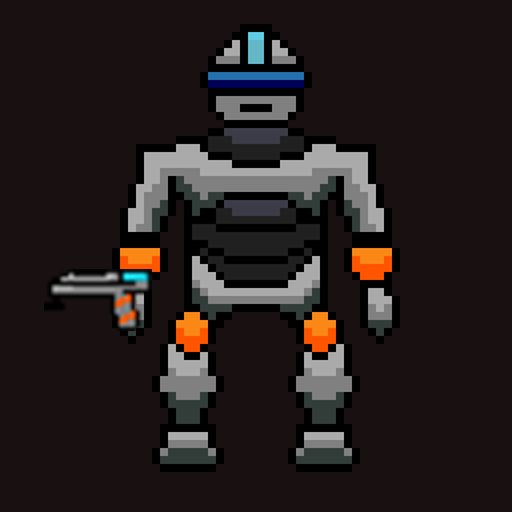
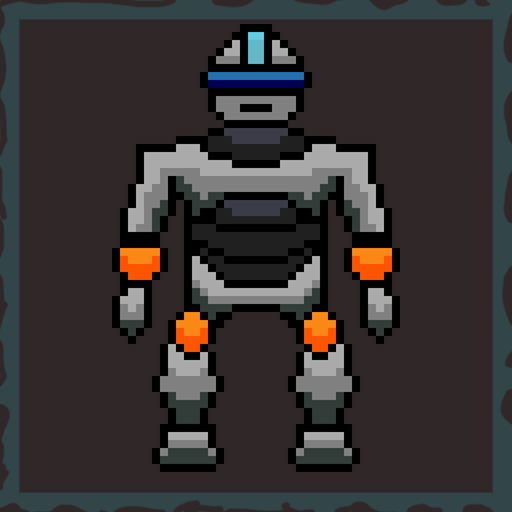
Revision of a layered 512 x 512 image; what changed, layer by layer:
removed layer "Blaster" over left=44, top=269, right=152, bottom=331
added layer "Rectangle 1" above "Color Fill 1" over left=0, top=0, right=512, bottom=512
"Color Fill 1": opacity 100% → 90% over left=0, top=0, right=512, bottom=512
